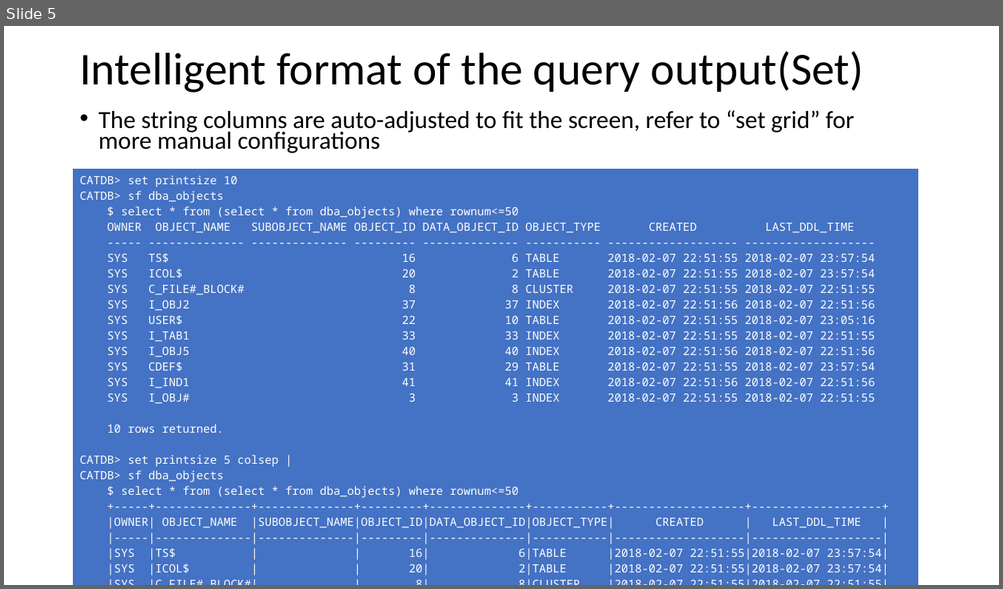
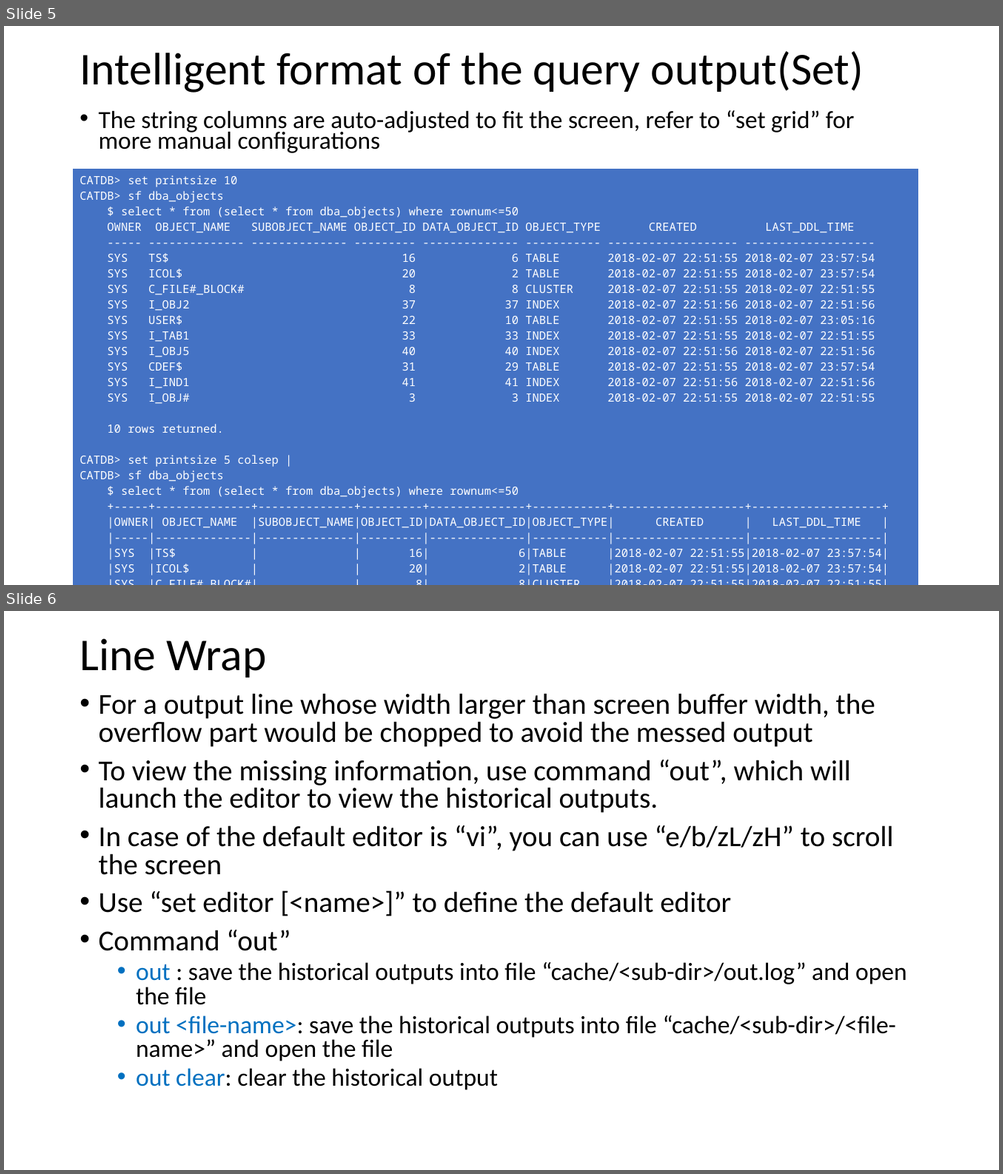
Before and after one commit to hyee/dbcli, a slide deck: docs/dbcli.pptx. Shown one above the other, each under a label of ours: slide 5 before the commit, slides 5 and 6 after it. The pictures are 1003x589 and 1003x1174 pixels, drawn with LibreOffice and Linux fonts; fonts in the diff are those of the drawing. Boxes give left, top, right and bottom in pixels: in the first picture for what was removed or moved away, otherwise in the second. Text is boxed around its words. In the diff, an @@ line names an element or a change of style, - is before the commit and + after.

Commit message:
-anew command out

```diff
--- a/docs/dbcli.pptx
+++ b/docs/dbcli.pptx
@@ slide 6 added at bbox=[4, 611, 999, 1170], background #FFFFFF @@
@@ title added at bbox=[79, 638, 266, 678], 44 pt, text #000000 @@
+Line Wrap
@@ text added at bbox=[99, 693, 907, 1091], 28 pt, text #000000 @@
+• For a output line whose width larger than screen buffer width, the overflow part would be chopped to avoid the messed output
+• To view the missing information, use command “out”, which will launch the editor to view the historical outputs.
+• In case of the default editor is “vi”, you can use “e/b/zL/zH” to scroll the screen
+• Use “set editor [<name>]” to define the default editor
+• Command “out”
+  • out : save the historical outputs into file “cache/<sub-dir>/out.log” and open the file
+  • out <file-name>: save the historical outputs into file “cache/<sub-dir>/<file-name>” and open the file
+  • out clear: clear the historical output
```
Also in this commit, not shown: 2 slides changed, 1 other slide added, 7 other files.
